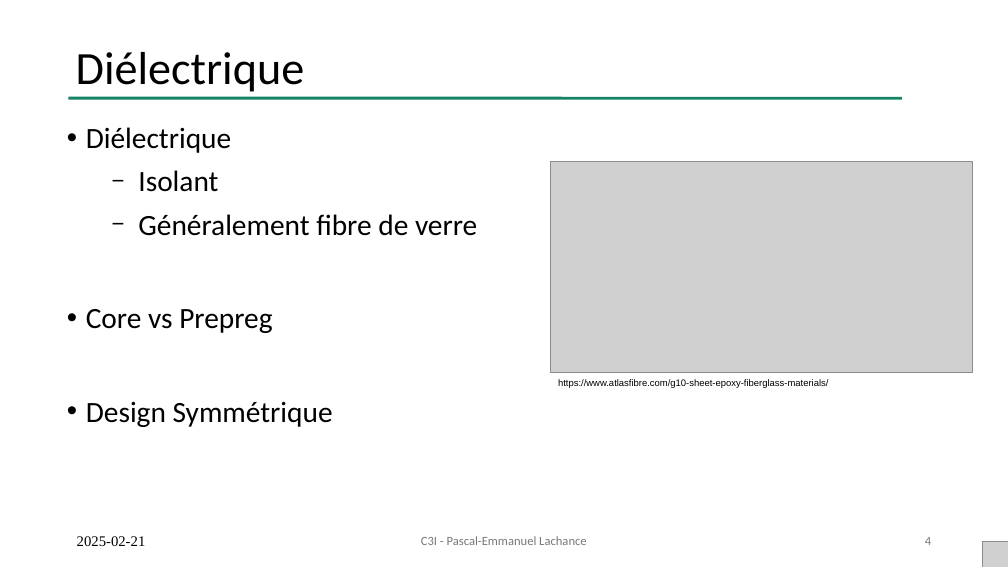
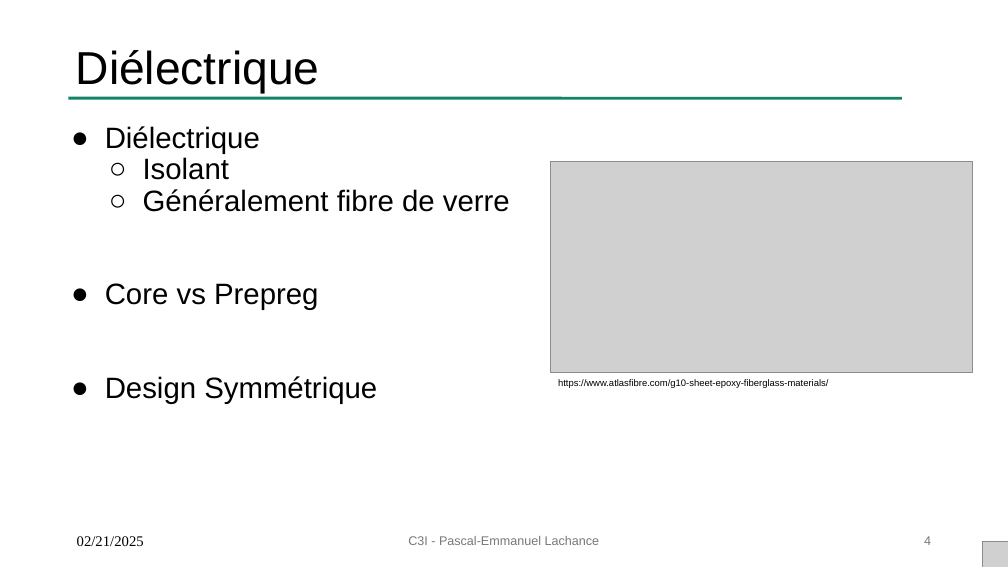
Before and after one commit to Raesangur/PPPPP, a slide deck: slide 4 of 01 - Comment est fabriqué un PCB/PPPPP 01 - Comment est fabriqué un PCB.pptx. Drawn at 1008x567 pixels with LibreOffice and Linux fonts; fonts in the diff are those of the drawing; grey boxes stand for pictures. Boxes give left, top, right and bottom in pixels: in the first picture for what was removed or moved away, otherwise in the second. Text is boxed around its words. In the diff, an @@ line names an element or a change of style, - is before the commit and + after.

```diff
--- a/01 - Comment est fabriqué un PCB/PPPPP 01 - Comment est fabriqué un PCB.pptx
+++ b/01 - Comment est fabriqué un PCB/PPPPP 01 - Comment est fabriqué un PCB.pptx
@@ text "Diélectrique" at (105, 126, 510, 404): font Calibri to Arial; bullet • to ●; less space between paragraphs; bullet − to ○ @@
@@ text at (77, 536, 144, 546): text changed @@
-2025-02-21
+02/21/2025
@@ font Calibri to Arial in 3 elements at (76, 50, 320, 94), (408, 536, 600, 545), (924, 536, 931, 545) @@
```
Also in this commit, not shown: 8 other slides changed, 4 slides added, 5 other files.
